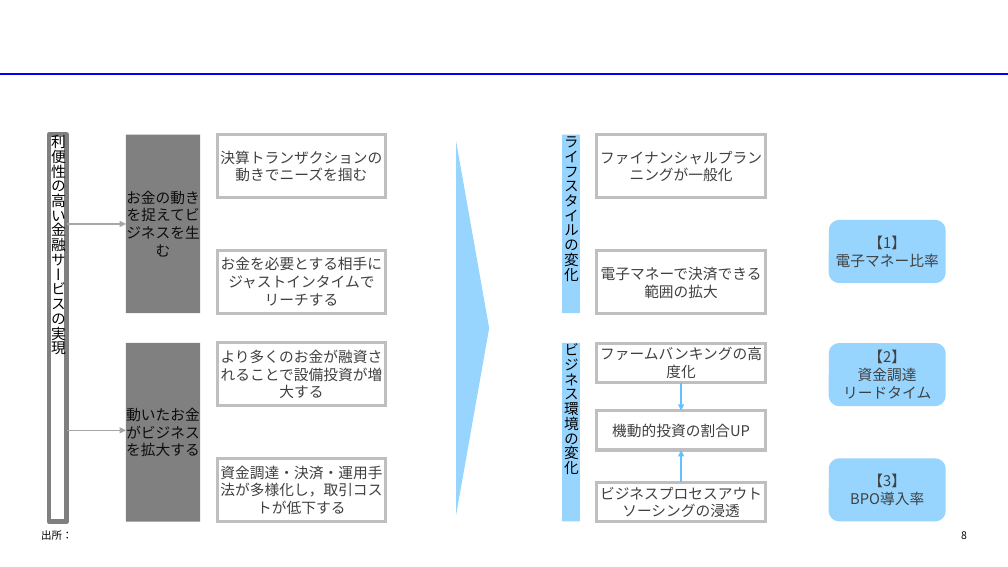
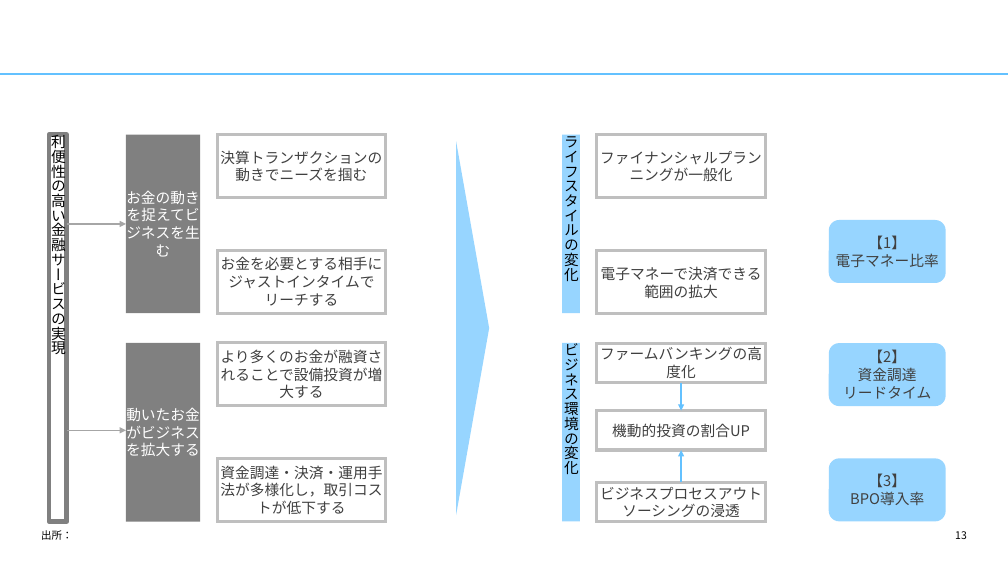
Before and after one commit to yuzucha16/dotfiles, a slide deck: slide 13 of office/Blank.potx (slide 8 before the commit). Drawn at 1008x567 pixels with LibreOffice and Linux fonts; fonts in the diff are those of the drawing. Boxes give left, top, right and bottom in pixels: in the first picture for what was removed or moved away, otherwise in the second. Text is boxed around its words. In the diff, an @@ line names an element or a change of style, - is before the commit and + after.

```diff
--- a/office/Blank.potx
+++ b/office/Blank.potx
@@ line (0, 74) - (1008, 74): stroke #0000FF 2.25 pt to #63C1FF 2.25 pt @@
@@ rectangle "お金の動きを捉えてビジネスを生む" at box(126, 135, 200, 313): text colour #0D0D0D to #FFFFFF @@
@@ rectangle "動いたお金がビジネスを拡大する" at box(126, 343, 200, 522): text colour #0D0D0D to #FFFFFF @@
@@ page number at box(955, 531, 967, 539): text changed @@
-8
+13
```
Also in this commit, not shown: 6 other slides changed, 5 slides added, 1 other file.
